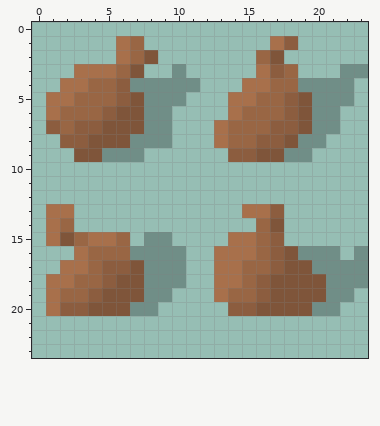
Pixel-art sprite: misc/Objects/boxes/bags.png. The first picture shows the starting point.
The file is 24x24 pixels.
The result:
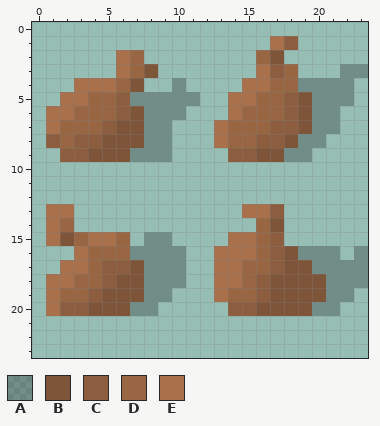
Palette (. is transparent): A #00000040  B #7f553a  C #8c5d3f  D #996644  E #a8704b
Edits made:
@@ x 0..13 @@
  0 ..............
- 1 ......ED......
- 2 ......EDB.....
- 3 ...EEEDB..A...
- 4 ..EEDDCAAAAA..
- 5 .EEDDDCBAAA...
- 6 .EDDDCBBAA....
- 7 .CDCCBBBAA...E
- 8 ..CCBBBAAA...E
- 9 ...BBAAA......
+ 1 ..............
+ 2 ......ED......
+ 3 ......EDB.....
+ 4 ...EEEDB..A...
+ 5 ..EEDDCAAAAA..
+ 6 .EEDDDCBAAA...
+ 7 .EDDDCBBAA...E
+ 8 .CDCCBBBAA...E
+ 9 ..CCBBBAAA....
 10 ..............
Pixel boxes of the changes (left, top, right, bottom) in both pictures:
changed: (46, 36, 200, 162)
